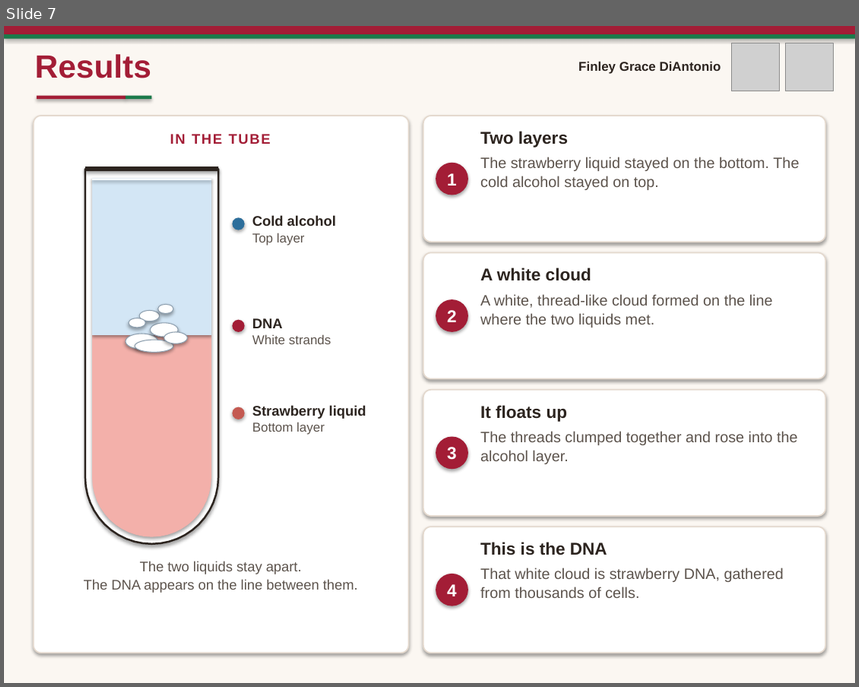
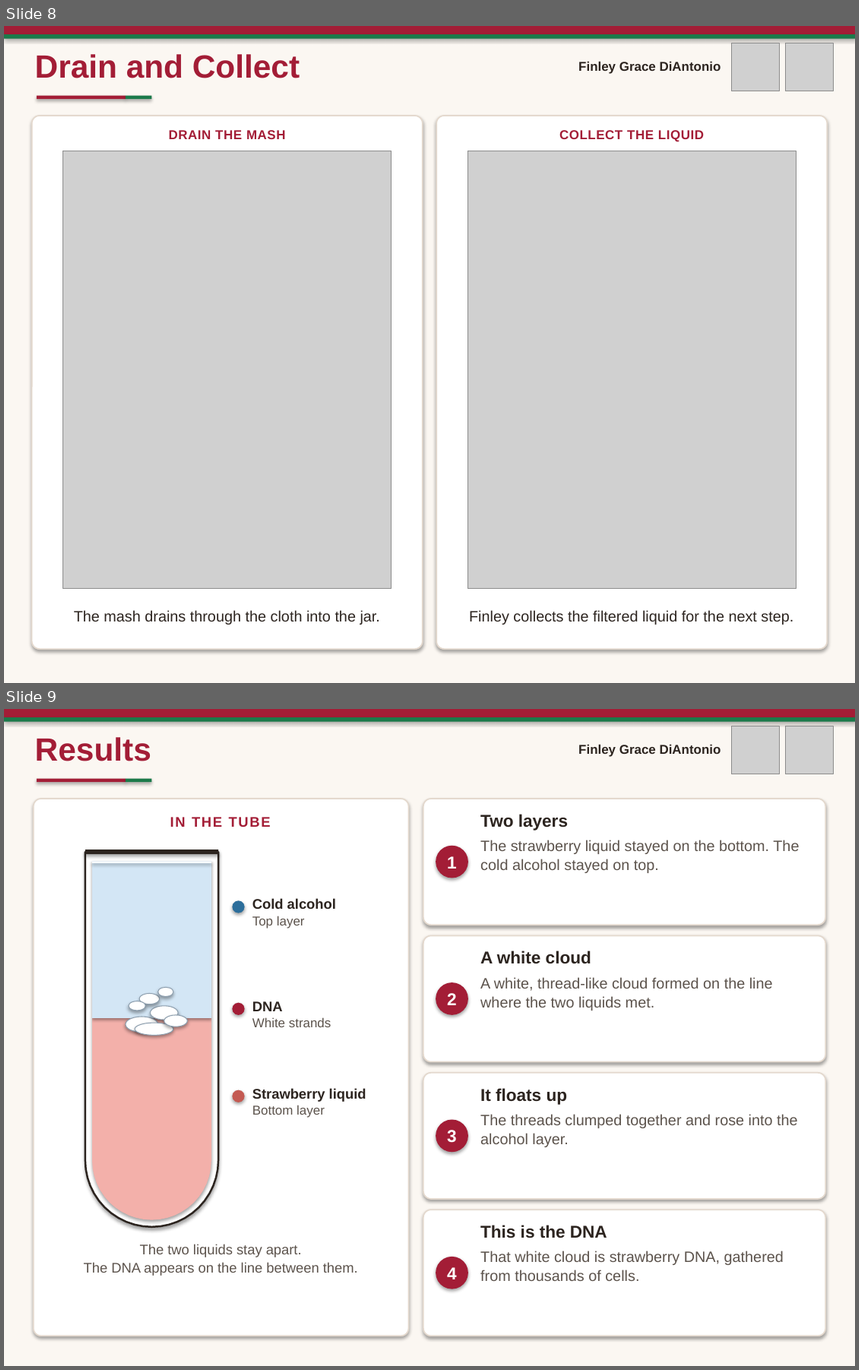
Before and after one commit to cbdiant/Cursor, a slide deck: Strawberry DNA Extraction Science Fair.pptx. Shown one above the other, each under a label of ours: slide 7 before the commit, slides 8 and 9 after it. The pictures are 859x687 and 859x1370 pixels, drawn with LibreOffice and Linux fonts; fonts in the diff are those of the drawing; grey boxes stand for pictures. Boxes give left, top, right and bottom in pixels: in the first picture for what was removed or moved away, otherwise in the second. Text is boxed around its words. In the diff, an @@ line names an element or a change of style, - is before the commit and + after.

```diff
--- a/Strawberry DNA Extraction Science Fair.pptx
+++ b/Strawberry DNA Extraction Science Fair.pptx
@@ slide 8 added at <box>4,26,855,683</box>, background #FBF7F2 @@
@@ rectangle added at <box>4,26,855,34</box>, fill #A31D36 @@
@@ rectangle added at <box>4,34,855,39</box>, fill #1B7A4A @@
@@ picture added at <box>731,43,779,91</box> @@
@@ picture added at <box>785,43,833,91</box> @@
@@ text added at <box>35,54,300,78</box>, 30 pt, text #A31D36, bold @@
+Drain and Collect
@@ text added at <box>579,61,721,74</box>, 12 pt, text #2C241F, bold @@
+Finley Grace DiAntonio
@@ rounded rectangle added at <box>32,116,423,650</box>, fill #FFFFFF, outline #E4D9CE 1.25 pt @@
@@ rectangle added at <box>37,96,126,99</box>, fill #A31D36 @@
@@ rectangle added at <box>126,96,151,99</box>, fill #1B7A4A @@
@@ rounded rectangle added at <box>436,116,827,650</box>, fill #FFFFFF, outline #E4D9CE 1.25 pt @@
@@ text added at <box>169,130,286,139</box>, 12 pt, text #A31D36, bold @@
+DRAIN THE MASH
@@ text added at <box>560,130,704,142</box>, 12 pt, text #A31D36, bold @@
+COLLECT THE LIQUID
@@ picture added at <box>63,151,392,589</box> @@
@@ picture added at <box>468,151,797,589</box> @@
@@ text added at <box>74,610,380,625</box>, 14 pt, text #2C241F @@
+The mash drains through the cloth into the jar.
@@ text added at <box>469,610,794,625</box>, 14 pt, text #2C241F @@
+Finley collects the filtered liquid for the next step.
@@ what was slide 7 is now slide 9 @@
```
Also in this commit, not shown: 1 other slide added, 6 other files.
